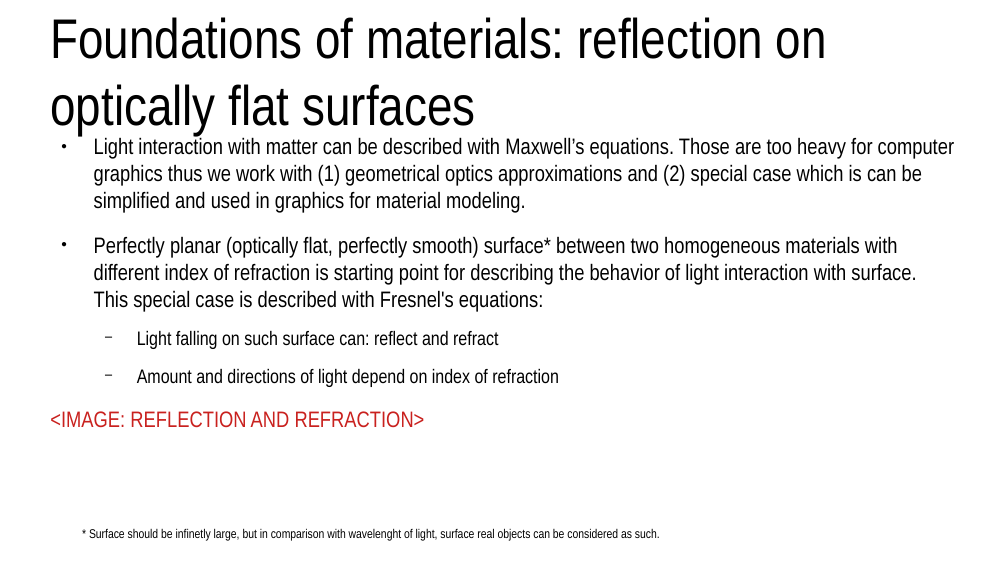
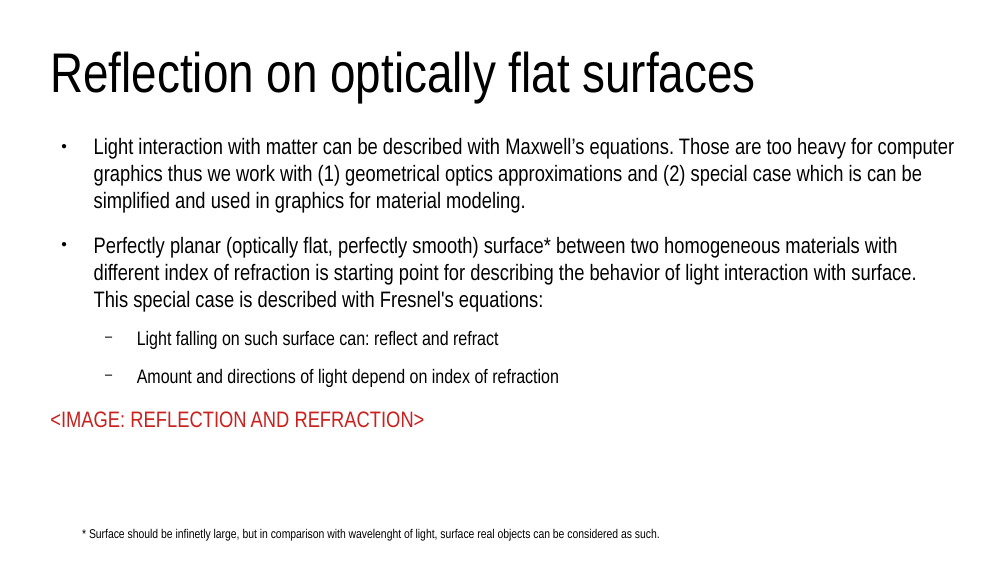
Before and after one commit to lorentzo/IntroductionToComputerGraphics, a slide deck: slide 7 of lectures/3_foundations_3d_scene/3_2_2_3D_models_material.odp (slide 6 before the commit). Drawn at 1008x567 pixels with LibreOffice and Linux fonts; fonts in the diff are those of the drawing. Boxes give left, top, right and bottom in pixels: in the first picture for what was removed or moved away, otherwise in the second. Text is boxed around its words. In the diff, an @@ line names an element or a change of style, - is before the commit and + after.

```diff
--- a/lectures/3_foundations_3d_scene/3_2_2_3D_models_material.odp
+++ b/lectures/3_foundations_3d_scene/3_2_2_3D_models_material.odp
@@ title at (50, 51, 756, 102): text changed @@
-Foundations of materials: reflection on optically flat surfaces
+Reflection on optically flat surfaces
```
Also in this commit, not shown: 4 other slides changed, 6 slides added, 5 other files.
